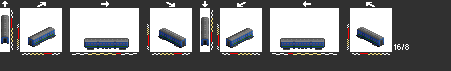
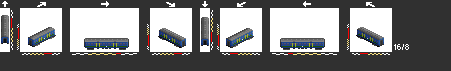
Comparing the layer stacks of the two 451 x 71 images. Changes:
added layer "bn green" above "bn" over (39, 33, 373, 47)
painted on "bn" over (40, 32, 372, 38)
added layer "new dsb" above "old dsb" over (39, 34, 368, 47)
painted on "Layer 0" over (33, 33, 379, 45)
